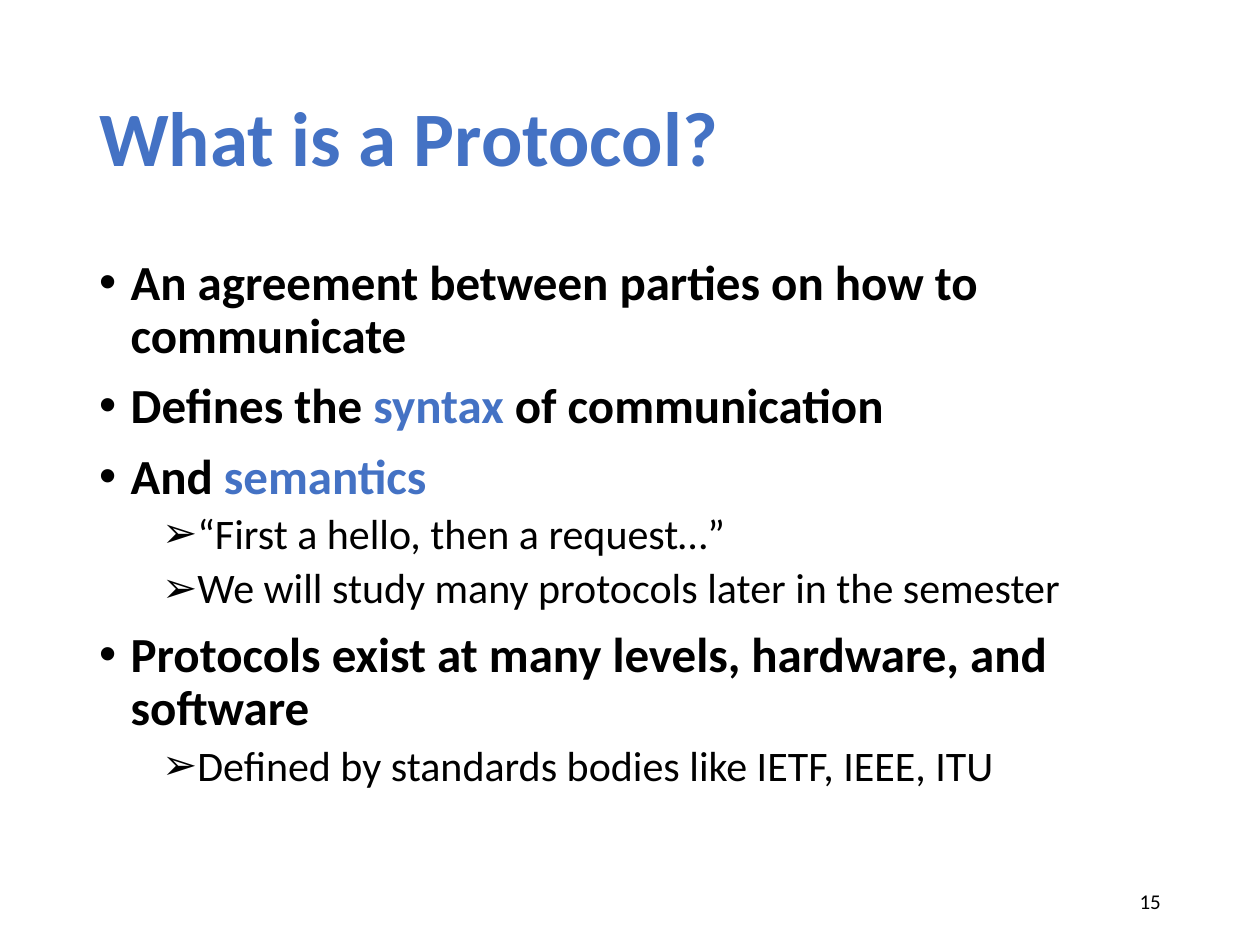
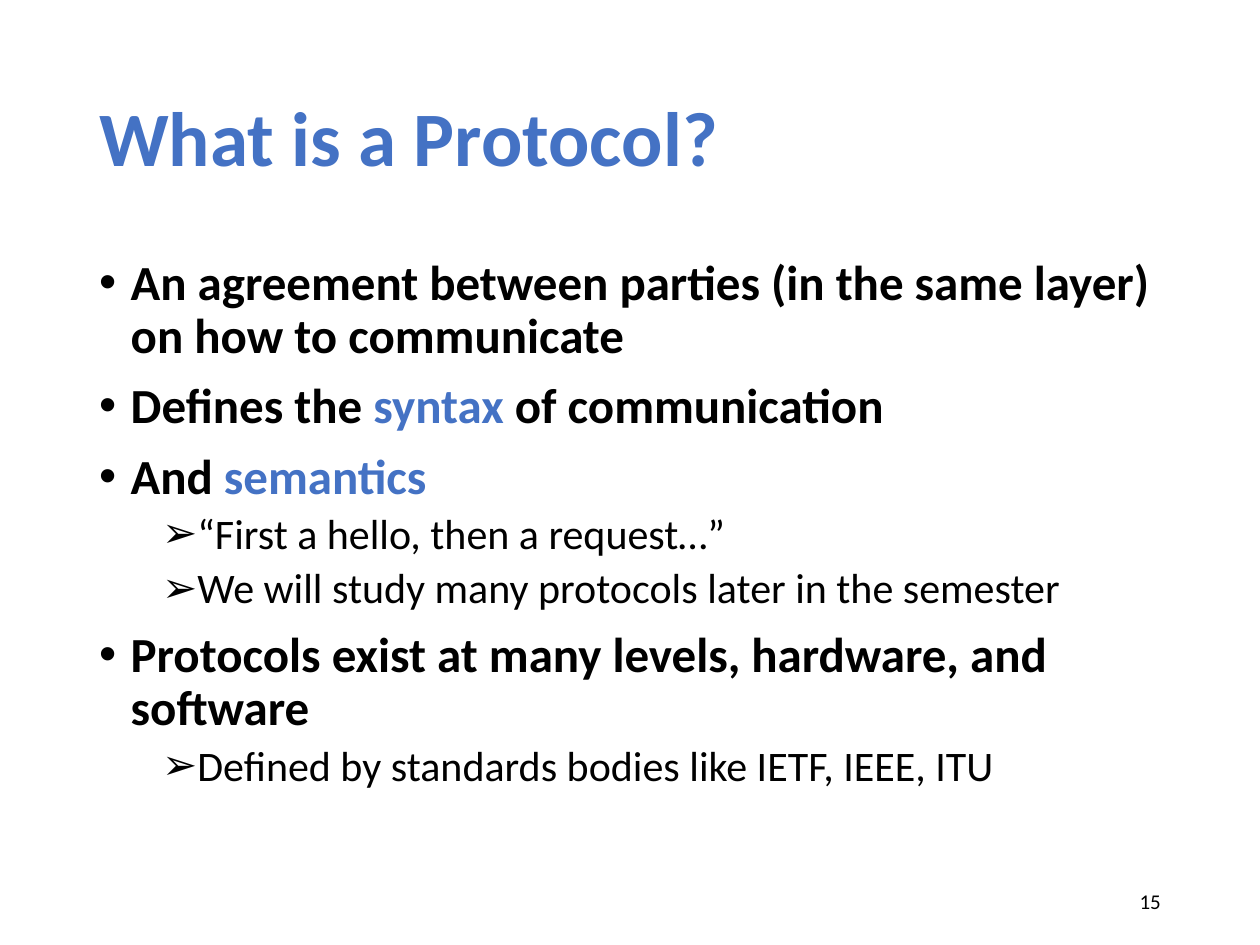
Before and after one commit to xinjin/course-net, a slide deck: slide 15 of slides/lec03_layering.pptx. Drawn at 1260x945 pixels with LibreOffice and Linux fonts; fonts in the diff are those of the drawing. Boxes give left, top, right and bottom in pixels: in the first picture for what was removed or moved away, otherwise in the second. Text is boxed around its words. In the diff, an @@ line names an element or a change of style, - is before the commit and + after.

```diff
--- a/slides/lec03_layering.pptx
+++ b/slides/lec03_layering.pptx
@@ text at (131, 264, 1149, 354): text changed @@
-• An agreement between parties on how to communicate
+• An agreement between parties (in the same layer) on how to communicate
```
Also in this commit, not shown: 12 other slides changed, 1 slide added, 4 other files.
